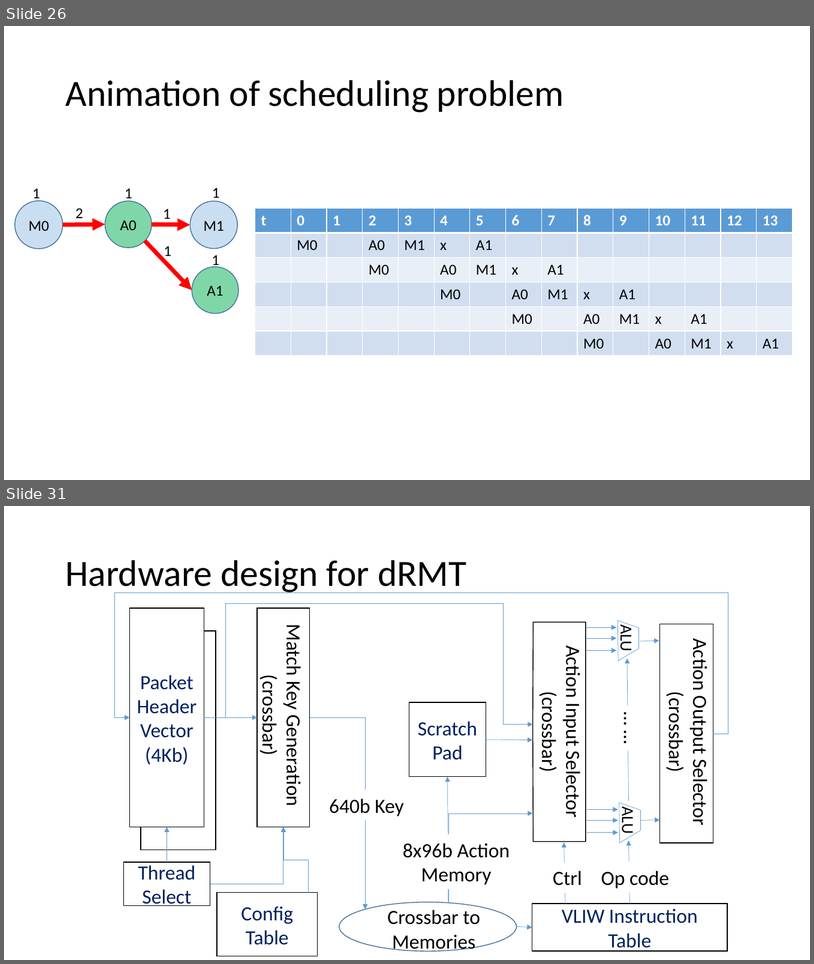
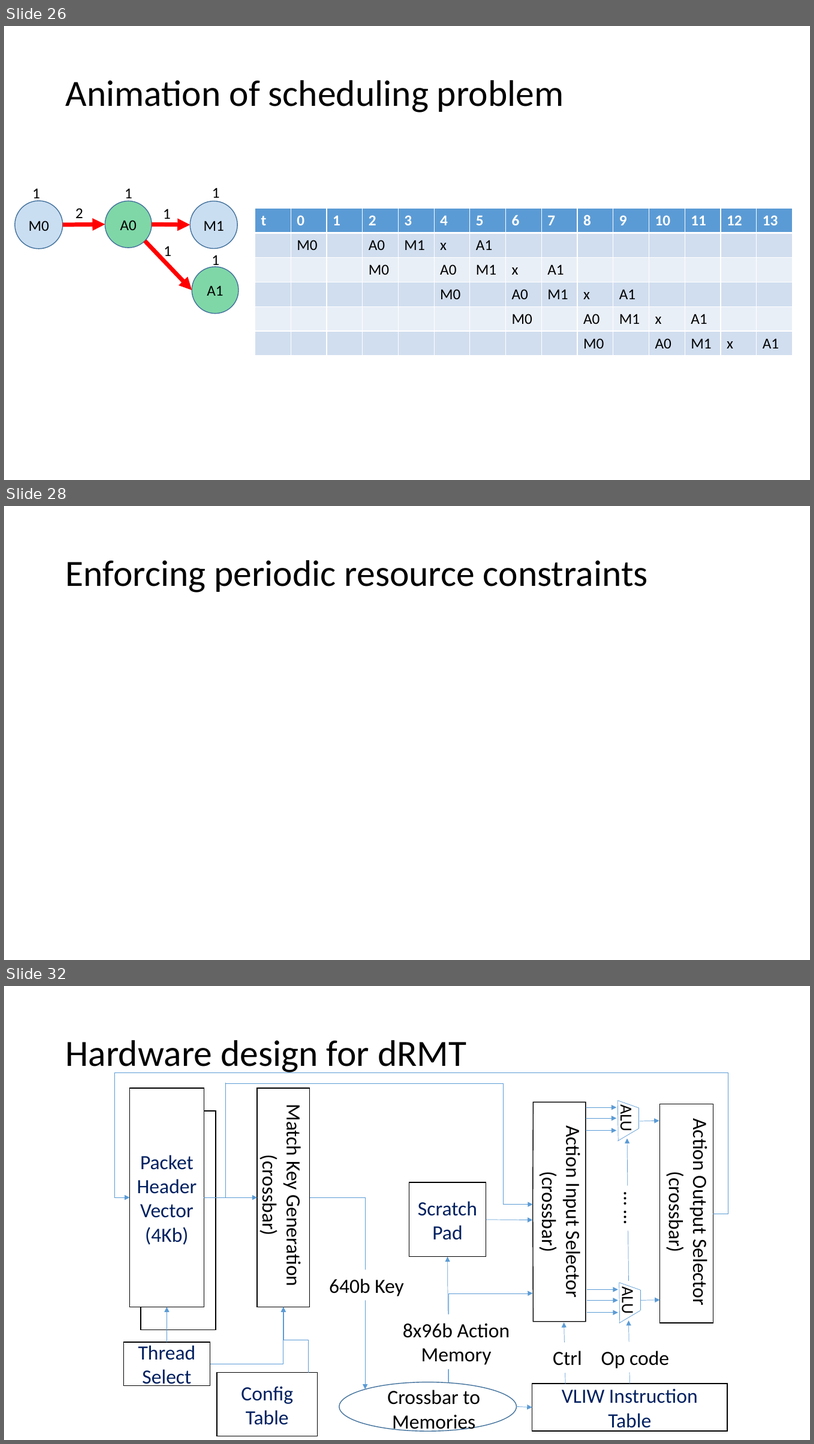
Before and after one commit to anirudhSK/drmt_talk, a slide deck: drmt.pptx. Shown one above the other, each under a label of ours: slides 26 and 31 before the commit, slides 26, 28 and 32 after it; the slides between them are not shown. The pictures are 814x964 and 814x1444 pixels, drawn with LibreOffice and Linux fonts; fonts in the diff are those of the drawing; grey boxes stand for pictures. Boxes give left, top, right and bottom in pixels: in the first picture for what was removed or moved away, otherwise in the second. Text is boxed around its words. In the diff, an @@ line names an element or a change of style, - is before the commit and + after.

```diff
--- a/drmt.pptx
+++ b/drmt.pptx
@@ slide 28 added at box(4, 506, 810, 960), background #FFFFFF @@
@@ title added at box(65, 560, 648, 592), 44 pt, text #000000 @@
+Enforcing periodic resource constraints
@@ what was slide 31 is now slide 32 @@
```
Also in this commit, not shown: 12 slides changed, 2 other slides added, 2 slides removed.
